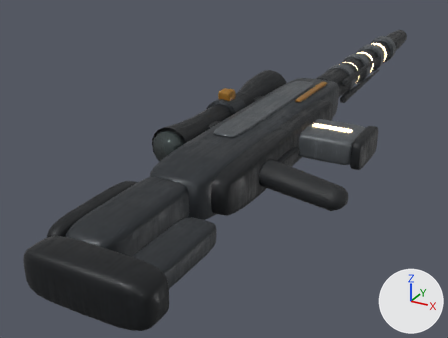
The glTF model game/assets/models/weapons/lr4_world.glb: old version first, new version second.
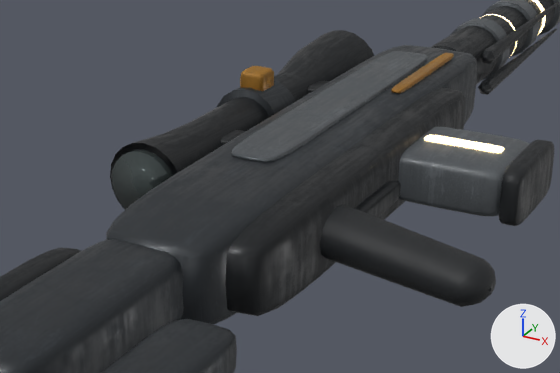
The first picture shows the older version from a 50 mm lens placed at (0.288, -0.666, 0.262), pointed at (-0.089, 0.02, -0.081). The close-ups show the older and then the newer version on the part from 21% to 85% of the width and 16% to 72% of the height of that picture. Only the edits that show in the close-ups are written down. Lighting does not change. The marker at lower right points along +X, +Y and +Z. Vertices at exactly the same position are counted once.

The first close-up shows 'lr4_world'.
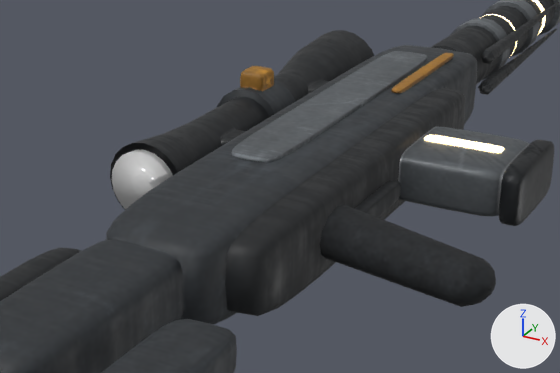
Patch to the scene script:
```diff
--- a/game/assets/models/weapons/lr4_world.glb.py
+++ b/game/assets/models/weapons/lr4_world.glb.py
@@ img_lr4_world_base @@
+img_lr4_world_base = load_image('lr4_world_base', '_unpacked/lr4_world_base', 512, 512, 'sRGB')
@@ img_lr4_world_mr @@
+img_lr4_world_mr = load_image('lr4_world_mr', '_unpacked/lr4_world_mr', 512, 512, 'Non-Color')
@@ img_lr4_world_nrm @@
+img_lr4_world_nrm = load_image('lr4_world_nrm', '_unpacked/lr4_world_nrm', 512, 512, 'Non-Color')
@@ mat_lr4_lens_w @@
 n0 = _N.new('ShaderNodeBsdfPrincipled'); n0.name = 'Principled BSDF'
+n0.inputs[0].default_value = (1.0, 1.0, 1.0, 1.0)  # 'Base Color', white #ffffff
 n0.inputs[1].default_value = 0.6  # 'Metallic'
@@ mat_lr4_lens_w @@
 n1 = _N.new('ShaderNodeOutputMaterial'); n1.name = 'Material Output'
-n2 = _N.new('ShaderNodeVertexColor'); n2.name = 'Color Attribute'
 _L.new(n0.outputs[0], n1.inputs[0])  # 'BSDF' to 'Surface'
-_L.new(n2.outputs[0], n0.inputs[0])  # 'Color' to 'Base Color'
@@ mat_lr4cell_glow_w @@
 n0 = _N.new('ShaderNodeBsdfPrincipled'); n0.name = 'Principled BSDF'
+n0.inputs[0].default_value = (1.0, 1.0, 1.0, 1.0)  # 'Base Color', white #ffffff
 n0.inputs[2].default_value = 0.3  # 'Roughness'
@@ mat_lr4cell_glow_w @@
 n1 = _N.new('ShaderNodeOutputMaterial'); n1.name = 'Material Output'
-n2 = _N.new('ShaderNodeVertexColor'); n2.name = 'Color Attribute'
 _L.new(n0.outputs[0], n1.inputs[0])  # 'BSDF' to 'Surface'
-_L.new(n2.outputs[0], n0.inputs[0])  # 'Color' to 'Base Color'
@@ mat_lr4_world_baked @@
+mat_lr4_world_baked = bpy.data.materials.new('lr4_world_Baked')
+# uses the picture img_lr4_world_base
+# uses the picture img_lr4_world_mr
+# uses the picture img_lr4_world_nrm
@@ me_lr4_world @@
 me_lr4_world.from_pydata(...)  # 6292 vertices, 11716 faces; spans x -0.112..0.137, y -0.39..0.624, z -0.03..0.034
 # used by ob_lr4_world; location = (0.0, 0.0, 0.0)
+# me_lr4_world part 1: 708 of 6292 vertices moved; they spanned x -0.109..0.117, y -0.124..0.15, z -0.026..0.026 and now span x -0.109..0.117, y -0.124..0.624, z -0.026..0.026; mean shift (-0.017, 0.094, 0.0); largest move (0.106, -0.045, 0.01) -> (-0.017, 0.624, 0.008)
+# me_lr4_world part 2: 114 of 6292 vertices moved; they spanned x -0.03..0.01, y 0.28..0.446, z -0.021..0.021 and now span x 0.036..0.094, y -0.044..0.024, z -0.016..0.016; mean shift (0.067, -0.372, 0.001); largest move (-0.003, 0.446, -0.019) -> (0.036, -0.04, 0.009)
+# me_lr4_world part 3: 8776 faces spanning x -0.112..0.075, y -0.39..0.62, z -0.03..0.034 switch from mat_lr4_shell_w to mat_lr4_world_baked
+# me_lr4_world part 4: 192 faces spanning x 0.011..0.137, y -0.167..-0.106, z -0.014..0.014 switch from mat_lr4_grip_w to mat_lr4_world_baked
 me_lr4_world.materials.append(mat_lr4_lens_w)
 me_lr4_world.materials.append(mat_lr4_glow_w)
-me_lr4_world.materials.append(mat_lr4cell_shell_w)
 me_lr4_world.materials.append(mat_lr4cell_glow_w)
```

Boxes (x1, y1, x2, y2) around the edits, measured in the close-ups (560 x 373 px; the box of a moved part takes in the faces that stretch with it):
'lr4_world', recoloured
    both: (0, 0, 544, 373)
part 1 of me_lr4_world, moved or reshaped
    before: (112, 140, 554, 226)
    after: (112, 0, 546, 224)
part 2 of me_lr4_world, moved or reshaped
    before: (482, 0, 546, 54)
    after: (398, 127, 516, 216)
part 3 of me_lr4_world, edited (looks the same)
    both: (0, 0, 560, 373)
part 4 of me_lr4_world, edited (looks the same)
    both: (320, 204, 496, 307)
